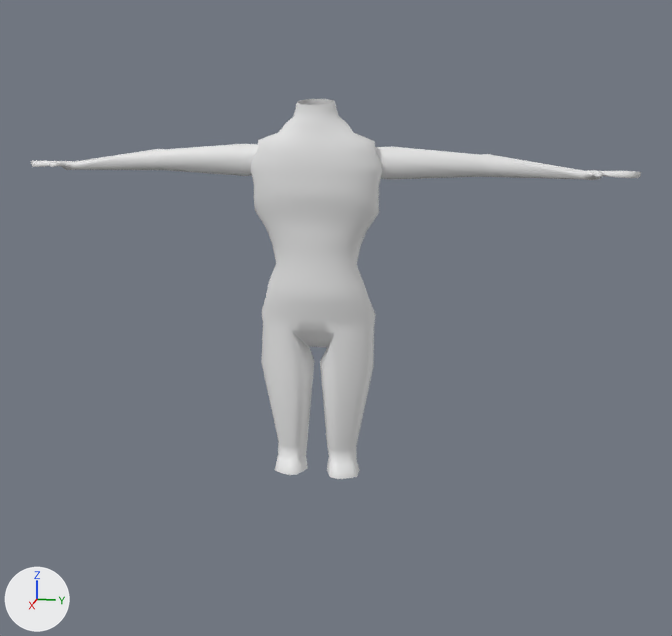
The Blender file personaje3.blend as it was, and as the next commit left it.
Rendered twice from a camera (50 mm lens) standing at (4.7, 1.15, 2.9) and looking at (0.04, 0.22, 1.74). Arrows for +X, +Y and +Z are at lower left; the lights stay in place.
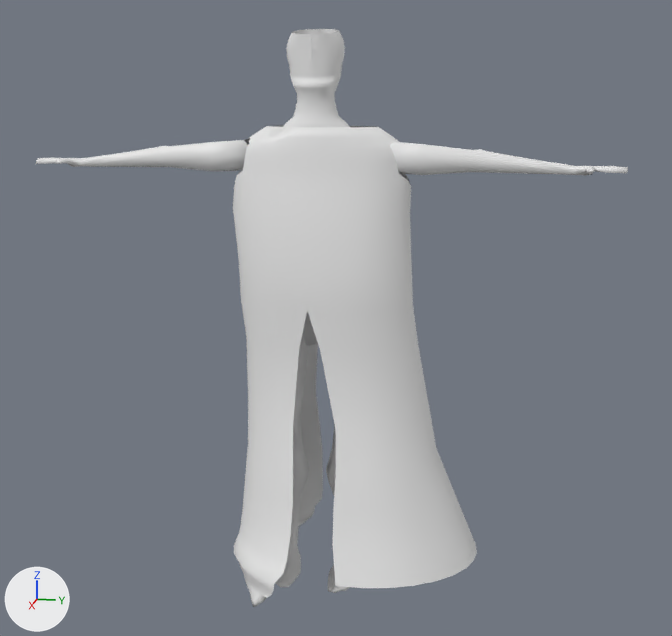
What differs and where, as boxes [x1, y1, x2, y2] in the pictures (672 x 636 px):
'Cylinder', shown: after [233, 125, 477, 607]
'Cylinder.003', reshaped (350% wider, 48% taller): before [251, 99, 382, 479]; after [35, 29, 628, 593]
'Cylinder.002', deleted: before [375, 146, 641, 180]
'Cylinder.001', deleted: before [31, 144, 258, 176]
part 1 of me_body_001, built on: before [251, 132, 382, 479]; after [35, 29, 628, 593]
part 2 of me_body_001, shading changed: before [301, 442, 330, 458]; after [295, 421, 336, 440]

Patch to the scene script:
```diff
--- a/personaje3.blend.py
+++ b/personaje3.blend.py
@@ me_body_001 @@
 # used by ob_cylinder_003; location = (0.038, 0.106, 1.417)
-me_body_001.from_pydata(...)  # 456 vertices, 402 faces, 16 loose edges; spans x -0.24..0.09, y -0.34..0.0, z -0.57..1.44
+me_body_001.from_pydata(...)  # 929 vertices, 882 faces, 18 loose edges; spans x -0.24..0.21, y -1.54..0.0, z -1.16..1.78
+# me_body_001 part 1: 110 vertices moved from x -0.24..0.06, y -0.33..0.0, z -0.49..1.17 to x -0.24..0.08, y -0.35..0.0, z -0.38..1.17; 33 vertices removed from x -0.14..0.07, y -0.33..-0.04, z -0.57..1.23; 506 vertices added at x -0.17..0.21, y -1.54..0.0, z -1.16..1.78
+# me_body_001 part 2: 4 kept faces spanning x -0.09..-0.02, y -0.12..-0.09, z -0.37..-0.28 are now shaded smooth
@@ ob_cylinder @@
 ob_cylinder = bpy.data.objects.new('Cylinder', me_body)
-ob_cylinder.location = (0.0, 0.21, 1.381)
-ob_cylinder.hide_set(True)
+ob_cylinder.location = (0.005, 0.239, 1.437)
@@ ob_cylinder_001 @@
-ob_cylinder_001 = bpy.data.objects.new('Cylinder.001', me_cylinder_001)
-ob_cylinder_001.parent = ob_cylinder
-ob_cylinder_001.matrix_parent_inverse = Matrix(((1.0, 0.0, 0.0, 0.0), (0.0, 1.0, 0.0, -0.149), (0.0, 0.0, 1.0, -1.417), (0.0, 0.0, 0.0, 1.0)))
-ob_cylinder_001.location = (-0.421, -1.145, 2.141)
-ob_cylinder_001.scale = (1.0, -1.0, 1.0)
@@ ob_cylinder_002 @@
-ob_cylinder_002 = bpy.data.objects.new('Cylinder.002', me_cylinder_002)
-ob_cylinder_002.parent = ob_cylinder
-ob_cylinder_002.matrix_parent_inverse = Matrix(((1.0, 0.0, 0.0, 0.0), (0.0, 1.0, 0.0, -0.149), (0.0, 0.0, 1.0, -1.417), (0.0, 0.0, 0.0, 1.0)))
-ob_cylinder_002.location = (-0.647, 1.21, 2.529)
```
